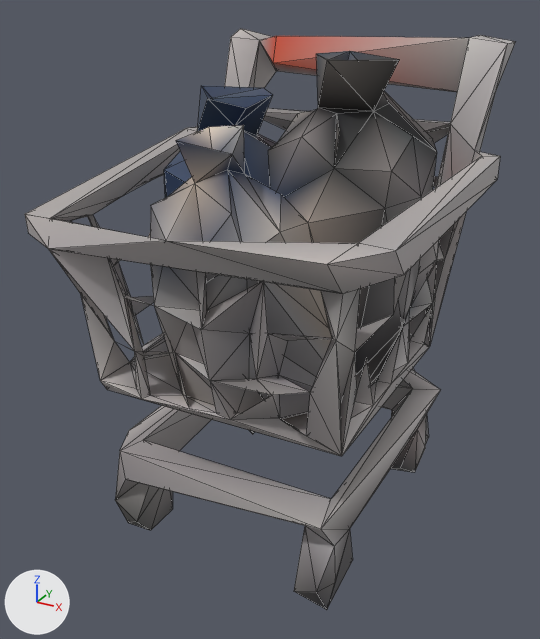
A saved change to the glTF model public/models/prop_cart.glb.
Before and after are seen from a 50 mm lens placed at (0.87, -1.664, 1.406), pointed at (-0.023, -0.04, 0.595). Arrows for +X, +Y and +Z are at lower left; the lights stay in place. The first picture is the older version. Mesh edges are drawn as thin lines. Where no turn or scale is listed for an object, it has been applied to the vertices.
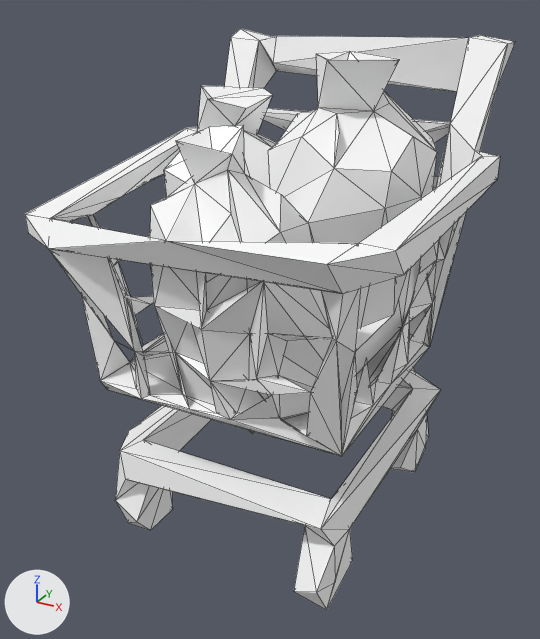
What differs and where, as boxes (x1, y1, x2, y2) in the pictures (540 x 639 px; the box of a moved part takes in the faces that stretch with it):
'Mesh_0', recoloured, surface changed (lighter): (25, 29, 515, 610) in both
part 1 of me_mesh_0, moved or reshaped: (427, 127, 449, 301) in both
part 2 of me_mesh_0, moved or reshaped: (123, 296, 189, 407) in both
part 3 of me_mesh_0, moved or reshaped: (355, 274, 406, 405) in both

The change, as a list of edits to the scene's bpy script:
```text
Change mat_material_0:
    where n0 = _N.new('ShaderNodeBsdfPrincipled'); n0.name = 'Principled BSDF'
    add n0.inputs[0].default_value = (1.0, 1.0, 1.0, 1.0)  # 'Base Color', white #ffffff
    remove n2 = _N.new('ShaderNodeVertexColor'); n2.name = 'Color Attribute'
    remove _L.new(n2.outputs[0], n0.inputs[0])  # 'Color' to 'Base Color'
Change me_mesh_0:
    where me_mesh_0.from_pydata(...)  # 348 vertices, 813 faces; spans x -0.465..0.465, y -0.526..0.526, z -0.65..0.65
    used by ob_mesh_0; location = (0.0, 0.0, 0.65)
    verts and faces of me_mesh_0; kept vertices keep their numbers, new ones are numbered from 348
    before: 21 (0.384, 0.15, 0.128) at pixel (444, 258), 22 (0.357, 0.173, 0.165) at pixel (438, 241), 25 (0.355, 0.182, -0.013) at pixel (432, 303), 28 (0.298, 0.319, 0.296) at pixel (438, 177), 30 (0.291, 0.347, 0.258)
    before: 31 (0.15, 0.362, 0.288), 34 (0.334, 0.399, 0.43), 153 (0.154, 0.272, -0.119), 257 (0.185, 0.31, -0.127), 258 (0.142, 0.291, -0.009)
    before: 265 (0.149, 0.326, 0.375)
    before: 73 (-0.32, -0.245, -0.03) at pixel (133, 316), 74 (-0.352, -0.214, 0.007) at pixel (130, 297), 76 (-0.313, -0.123, -0.012), 92 (-0.277, -0.135, 0.342) at pixel (163, 169), 96 (-0.249, -0.021, 0.422) at pixel (197, 131)
    before: 137 (-0.273, -0.384, -0.034) at pixel (114, 340), 139 (-0.197, -0.413, 0.114) at pixel (126, 294), 141 (-0.164, -0.44, -0.011) at pixel (134, 350), 142 (-0.181, -0.386, -0.052) at pixel (143, 355), 145 (-0.069, -0.411, -0.005) at pixel (174, 352)
    before: 191 (-0.072, -0.386, -0.131) at pixel (182, 394), 194 (-0.032, -0.415, -0.142) at pixel (189, 408), 201 (-0.31, 0.147, -0.029), 204 (-0.222, -0.002, 0.404), 246 (-0.352, 0.18, 0.015)
    before: 247 (-0.326, 0.248, 0.026)
    before: 107 (0.305, -0.229, -0.123) at pixel (354, 401), 162 (0.343, -0.201, -0.137) at pixel (373, 405), 165 (0.338, -0.251, 0.011) at pixel (366, 357), 175 (0.386, -0.229, 0.116) at pixel (393, 314), 272 (0.405, -0.304, 0.299)
    before: 273 (0.433, -0.266, 0.288)
    me_mesh_0 part 1
    add delete_faces([(21, 25, 22), (28, 30, 31), (153, 258, 257), (31, 34, 265)])
    add faces += [(21, 22, 25), (153, 257, 258), (28, 31, 30), (31, 265, 34)]
    me_mesh_0 part 2
    add delete_faces([(73, 76, 74), (139, 141, 142), (137, 142, 141), (141, 145, 142), (145, 194, 191), (92, 204, 96)])
    add delete_faces([(201, 247, 246)])
    add faces += [(139, 142, 141), (145, 191, 194), (141, 142, 145), (137, 141, 142), (73, 74, 76), (92, 96, 204)]
    add faces += [(201, 246, 247)]
    me_mesh_0 part 3
    add delete_faces([(107, 165, 162), (175, 272, 273)])
    add faces += [(175, 273, 272), (107, 162, 165)]
```
